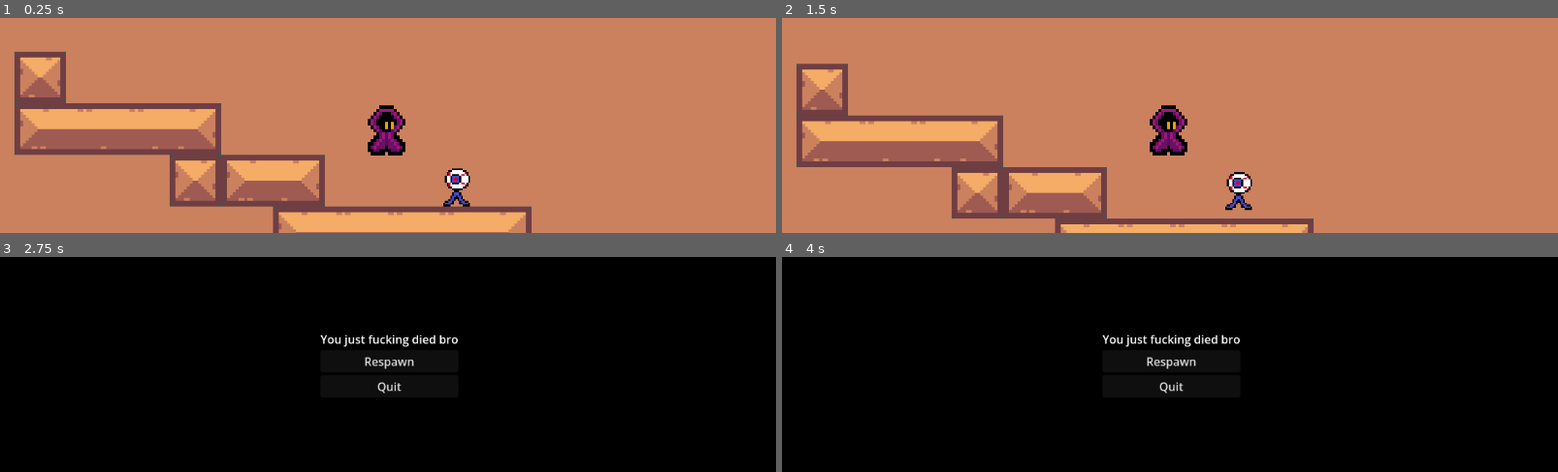
Above: before the commit, frames 1-4 (two rows, left to right).
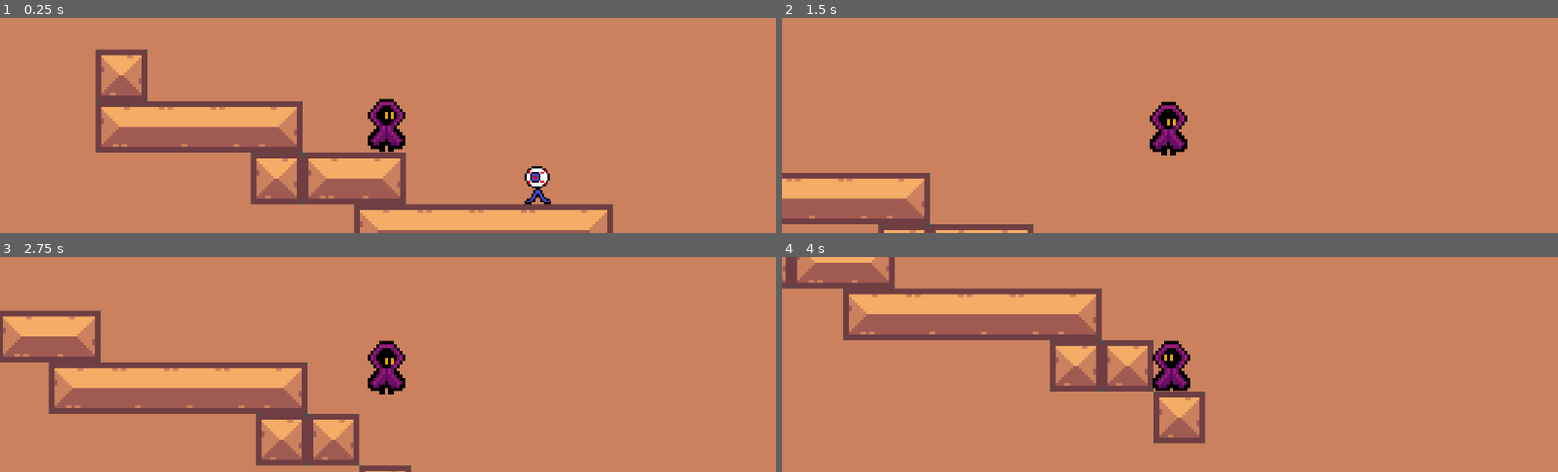
Above: after the commit, the same moments.

Repository: Ladzsz/ladPlatformer
Game: Godot game, scene res://src/Levels/level_2.tscn
The game is run twice, just before and just after one commit, with the same random seed, the same clock (stepped at 60 frames per second) and the same inputs.
Inputs (mouse positions are in pixels of both pictures, inside the frame that each line leads up to):
- Up to frame 1 (0.25 s): no input
- Up to frame 2 (1.5 s): tap Enter (ui_accept) at 0.5, 0.77 s; hold Right (ui_right) 0.53-1.25 s; click (1170, 121) at 1.25 s, where only the run before the commit has a clickable "Respawn"
- Up to frame 3 (2.75 s): hold Right (ui_right) from 2.03 s (still down); tap Enter (ui_accept) at 2.27 s
- Up to frame 4 (4 s): release Right (ui_right) at 2.75 s; click (1170, 360) at 2.75 s, where only the run before the commit has a clickable "Respawn"; hold Left (ui_left) from 3.53 s (still down)

The runs differ from the first frame. In frame 1, 19% of the frame differs, in the area x 1-79%, y 14-100%; in frame 2, 19%; in frame 3, 100%; in frame 4, 100%, in the area x 0-100%, y 0-100%.

Commit message:
redoing poda script (created facing and attack logic)

Diff:
--- a/src/Characters/characterUtils/poda_seed.gd
+++ b/src/Characters/characterUtils/poda_seed.gd
@@ -4,15 +4,11 @@
 var direction := 1
 
 # direciton control
-func _ready() -> void:
-	if player.global_position.x < global_position.x:
-		direction = -1
-		$AnimatedSprite2D.flip_h=direction <0
-	else:
-		direction = 1
+func set_direction(dir):
+	direction = dir
+	$AnimatedSprite2D.flip_h = direction < 0
 
 # speed
-
 func _process(delta: float) -> void:
 	global_position.x += direction * speed * delta
 
--- a/src/Characters/characterUtils/poda_seed.tscn
+++ b/src/Characters/characterUtils/poda_seed.tscn
@@ -46,3 +46,4 @@
 shape = SubResource("RectangleShape2D_gl1u2")
 
 [connection signal="body_entered" from="." to="." method="_on_body_entered"]
+[connection signal="frame_changed" from="AnimatedSprite2D" to="." method="_on_animated_sprite_2d_frame_changed"]
--- a/src/Characters/poda.gd
+++ b/src/Characters/poda.gd
@@ -1,51 +1,69 @@
 extends "res://src/Characters/grunts.gd"
 
-@onready var player = get_node("../../PlayerContainer/Hero")
-@onready var raycast = $RayCast2D
+@onready var player = get_tree().get_first_node_in_group("player")
+@onready var animated_sprite: AnimatedSprite2D = $AnimatedSprite2D
+@onready var ray_cast: RayCast2D = $RayCast2D
+const podaBullet = preload("./characterUtils/poda_seed.tscn")
+var attacking = false
+var can_shoot = true
+var shoot_cooldown := 1.0
 
-const poda_Bullet_Scene = preload("./characterUtils/poda_seed.tscn")
-var can_shoot = true
-
-func shoot():
-	#checking shot
+#shooting function
+func fireshot():
 	if not can_shoot:
 		return
 
 	can_shoot = false
 
-	#create an instance
-	var podaBullet = poda_Bullet_Scene.instantiate()
+	#spawning bullet
+	var bullet = podaBullet.instantiate()
+	get_tree().current_scene.add_child(bullet)
 
-	# Position and Add
-	podaBullet.global_position = self.global_position
+	#placxing bullet
+	bullet.global_position = global_position
 
-	# Add to the root
-	get_tree().root.add_child(podaBullet)
+	#bullet direction
+	var dir = sign(get_tree().get_first_node_in_group("player").global_position.x - global_position.x)
+	bullet.set_direction(dir)
 
-	#timer for shots
-	await get_tree().create_timer(0.50).timeout
+	# cooldown
+	await get_tree().create_timer(1.0).timeout
 	can_shoot = true
 
+#function to detect player
+func detectplayer():
+	if $RayCast2D.is_colliding():
+		var hit = $RayCast2D.get_collider()
+
+		if hit.is_in_group("player"):
+			fireshot()
+
+#update facing
+func update_facing_direction(direction: float) -> void:
+	if direction == 0:
+		return
+
+	# Flip sprite
+	animated_sprite.flip_h = direction < 0
+
+	# Flip raycast
+	ray_cast.target_position.x = abs(ray_cast.target_position.x) * sign(direction)
+
+#movement logic
 func _physics_process(delta: float) -> void:
 	if is_dead:
 		return
 
-#direction control
-	if player:
+	# Update sprite and raycast direction based on direction
+	var direction = sign(player.global_position.x - global_position.x)
+	update_facing_direction(direction)
 
-		if player.global_position.x < global_position.x:
-			$AnimatedSprite2D.play("look-left")
-			raycast.scale.x = 1
-		else:
-			$AnimatedSprite2D.play("look-right")
-			raycast.scale.x = -1
+	# Play run and idle animations based on movement
+	if direction != 0:
+		animated_sprite.play("look")
+	else:
+		animated_sprite.play("idle")
 
-	if raycast.is_colliding():
-		var collider = raycast.get_collider()
-
-		#shoot when player collides
-		if collider.is_in_group("player"):
-			shoot()
-
+	detectplayer()
 	apply_gravity(delta)
 	move_and_slide()
--- a/src/Characters/poda.tscn
+++ b/src/Characters/poda.tscn
@@ -1,43 +1,17 @@
 [gd_scene format=3 uid="uid://cvu76cti6fh8q"]
 
 [ext_resource type="Script" uid="uid://c3fe8uttl4eap" path="res://src/Characters/poda.gd" id="1_kyefd"]
-[ext_resource type="Texture2D" uid="uid://ntvpjklg8fuy" path="res://newassets/custom-enemies/Poda/attack/Poda-shoot-left.png" id="1_qgy17"]
-[ext_resource type="Texture2D" uid="uid://cdmx5u6cvb35t" path="res://newassets/custom-enemies/Poda/attack/Poda-shoot-right.png" id="2_1ttcn"]
-[ext_resource type="Texture2D" uid="uid://bkv2jajhrslp8" path="res://newassets/custom-enemies/Poda/attack/Poda-shoot-left2.png" id="2_s25va"]
-[ext_resource type="Texture2D" uid="uid://c1bg4edyq7ay" path="res://newassets/custom-enemies/Poda/attack/Poda-shoot-left3.png" id="3_kyefd"]
 [ext_resource type="Texture2D" uid="uid://bsfhepp77gq4u" path="res://newassets/custom-enemies/Poda/idle/Poda.png" id="3_qnvro"]
 [ext_resource type="Texture2D" uid="uid://do72ol3sy5x6p" path="res://newassets/custom-enemies/Poda/idle/Poda-blink1.png" id="4_saac5"]
 [ext_resource type="Texture2D" uid="uid://bi2oxo07vttl2" path="res://newassets/custom-enemies/Poda/attack/Poda-shoot-right2.png" id="5_77nxa"]
 [ext_resource type="Texture2D" uid="uid://hlcbm44f0hsx" path="res://newassets/custom-enemies/Poda/idle/Poda-blink2.png" id="5_n3dqm"]
 [ext_resource type="Texture2D" uid="uid://dp4f6nwmmvj58" path="res://newassets/custom-enemies/Poda/attack/Poda-shoot-right3.png" id="6_b5gjs"]
-[ext_resource type="Texture2D" uid="uid://dcuyi2wywcc7d" path="res://newassets/custom-enemies/Poda/look/poda-look-left.png" id="6_kwrc0"]
-[ext_resource type="Texture2D" uid="uid://5ntbesagsw2m" path="res://newassets/custom-enemies/Poda/look/poda-left-blink1.png" id="7_qnvro"]
 [ext_resource type="Texture2D" uid="uid://x30ol2lrxqcm" path="res://newassets/custom-enemies/Poda/look/Poda-look-right.png" id="7_s25va"]
 [ext_resource type="Texture2D" uid="uid://cfmobfx41k2g" path="res://newassets/custom-enemies/Poda/look/poda-right-blink1.png" id="9_saac5"]
 
 [sub_resource type="SpriteFrames" id="SpriteFrames_kyefd"]
 animations = [{
 "frames": [{
-"duration": 5.0,
-"texture": ExtResource("1_qgy17")
-}, {
-"duration": 3.0,
-"texture": ExtResource("2_s25va")
-}, {
-"duration": 5.0,
-"texture": ExtResource("3_kyefd")
-}, {
-"duration": 1.0,
-"texture": ExtResource("2_s25va")
-}],
-"loop": true,
-"name": &"attack-left",
-"speed": 5.0
-}, {
-"frames": [{
-"duration": 5.0,
-"texture": ExtResource("2_1ttcn")
-}, {
 "duration": 3.0,
 "texture": ExtResource("5_77nxa")
 }, {
@@ -47,7 +21,7 @@
 "duration": 1.0,
 "texture": ExtResource("5_77nxa")
 }],
-"loop": true,
+"loop": false,
 "name": &"attack-right",
 "speed": 5.0
 }, {
@@ -73,26 +47,6 @@
 }, {
 "frames": [{
 "duration": 20.0,
-"texture": ExtResource("6_kwrc0")
-}, {
-"duration": 0.5,
-"texture": ExtResource("7_qnvro")
-}, {
-"duration": 1.0,
-"texture": ExtResource("5_n3dqm")
-}, {
-"duration": 0.5,
-"texture": ExtResource("7_qnvro")
-}, {
-"duration": 1.0,
-"texture": ExtResource("6_kwrc0")
-}],
-"loop": true,
-"name": &"look-left",
-"speed": 5.0
-}, {
-"frames": [{
-"duration": 20.0,
 "texture": ExtResource("7_s25va")
 }, {
 "duration": 0.5,
@@ -108,7 +62,7 @@
 "texture": ExtResource("7_s25va")
 }],
 "loop": true,
-"name": &"look-right",
+"name": &"look",
 "speed": 5.0
 }]
 
@@ -125,9 +79,9 @@
 script = ExtResource("1_kyefd")
 
 [node name="AnimatedSprite2D" type="AnimatedSprite2D" parent="." unique_id=1534098918]
+position = Vector2(-1, 0)
 sprite_frames = SubResource("SpriteFrames_kyefd")
-animation = &"look-right"
-frame_progress = 0.8828574
+animation = &"look"
 
 [node name="CollisionShape2D" type="CollisionShape2D" parent="." unique_id=217223533]
 position = Vector2(0, 7)
@@ -154,3 +108,6 @@
 [node name="RayCast2D" type="RayCast2D" parent="." unique_id=396430811]
 target_position = Vector2(-64, 0)
 collision_mask = 2
+
+[connection signal="animation_finished" from="AnimatedSprite2D" to="." method="_on_animated_sprite_2d_animation_finished"]
+[connection signal="frame_changed" from="AnimatedSprite2D" to="." method="_on_animated_sprite_2d_frame_changed"]
--- a/src/Levels/level_2.tscn
+++ b/src/Levels/level_2.tscn
@@ -208,7 +208,7 @@
 [node name="PlayerContainer" type="Node2D" parent="." unique_id=1111605954]
 
 [node name="Hero" parent="PlayerContainer" unique_id=885076994 instance=ExtResource("3_r8c1v")]
-position = Vector2(952, 1514.0001)
+position = Vector2(839, 1530)
 
 [node name="Level area2ds" type="Node2D" parent="." unique_id=1859590548]
 
Binary file removed: newassets/custom-enemies/Poda/attack/Poda-shoot-left.png
Not shown, removed: newassets/custom-enemies/Poda/attack/Poda-shoot-left.png.import
Binary file removed: newassets/custom-enemies/Poda/attack/Poda-shoot-left2.png
Not shown, removed: newassets/custom-enemies/Poda/attack/Poda-shoot-left2.png.import
Binary file removed: newassets/custom-enemies/Poda/attack/Poda-shoot-left3.png
Not shown, removed: newassets/custom-enemies/Poda/attack/Poda-shoot-left3.png.import
Binary file removed: newassets/custom-enemies/Poda/look/poda-left-blink1.png
Not shown, removed: newassets/custom-enemies/Poda/look/poda-left-blink1.png.import
Binary file removed: newassets/custom-enemies/Poda/look/poda-look-left.png
Not shown, removed: newassets/custom-enemies/Poda/look/poda-look-left.png.import
